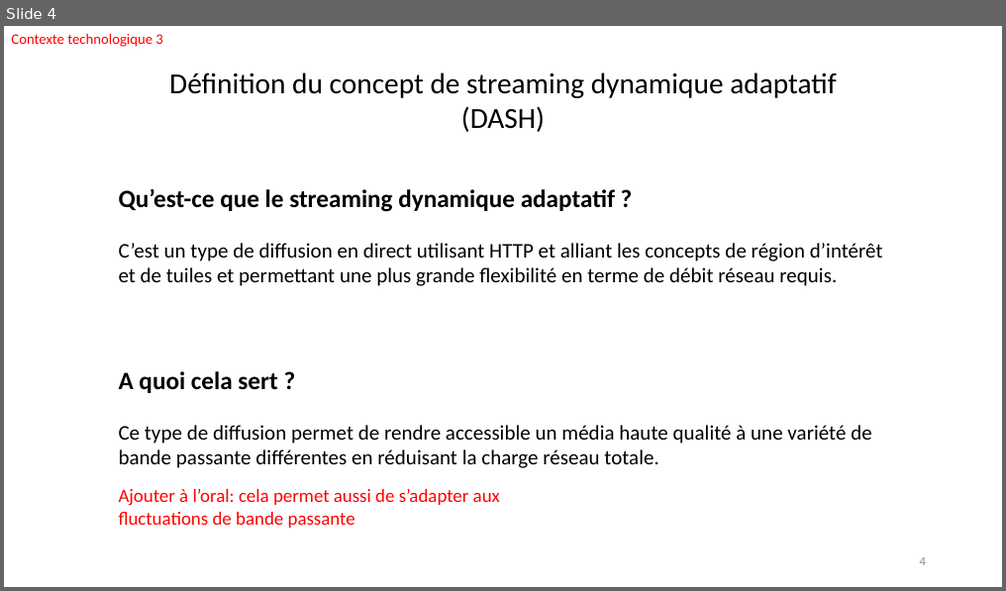
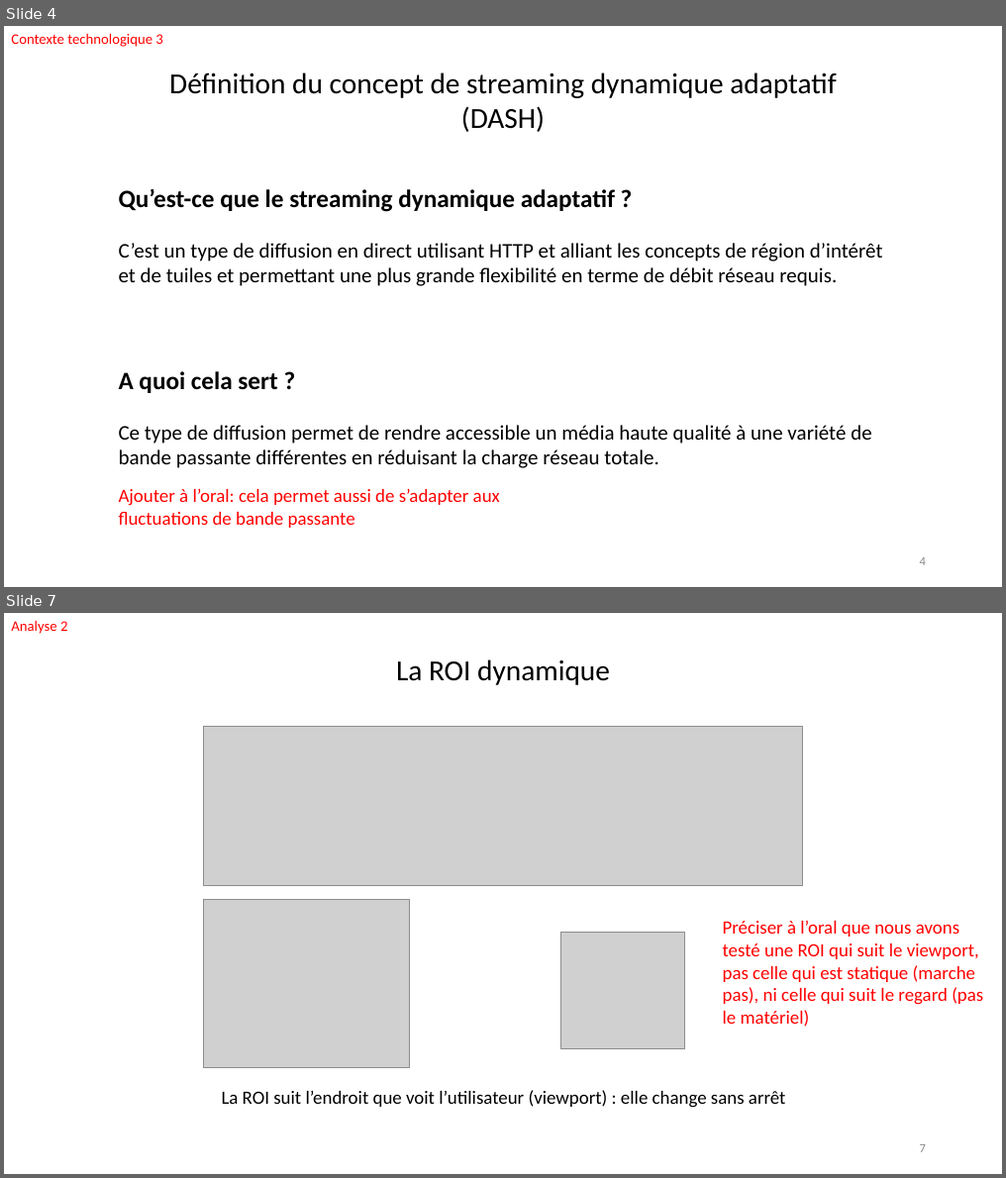
Before and after one commit to FabienMnsn/PRES2, a slide deck: Slides/PRES2019-Projet14-OlivierFourmaux-ROIStreamingImapct-soutenance.pptx. Shown one above the other, each under a label of ours: slide 4 before the commit, slides 4 and 7 after it; the slides between them are not shown. The pictures are 1006x591 and 1006x1178 pixels, drawn with LibreOffice and Linux fonts; fonts in the diff are those of the drawing; grey boxes stand for pictures. Boxes give left, top, right and bottom in pixels: in the first picture for what was removed or moved away, otherwise in the second. Text is boxed around its words. In the diff, an @@ line names an element or a change of style, - is before the commit and + after.

```diff
--- a/Slides/PRES2019-Projet14-OlivierFourmaux-ROIStreamingImapct-soutenance.pptx
+++ b/Slides/PRES2019-Projet14-OlivierFourmaux-ROIStreamingImapct-soutenance.pptx
@@ slide 7 added at (x1=4, y1=613, x2=1002, y2=1174), background #FFFFFF @@
@@ text added at (x1=11, y1=620, x2=67, y2=634), 14 pt, text #FF0000 @@
+Analyse 2
@@ text added at (x1=396, y1=660, x2=610, y2=685), 28 pt, text #000000 @@
+La ROI dynamique
@@ picture added at (x1=204, y1=726, x2=803, y2=884) @@
@@ picture added at (x1=204, y1=900, x2=409, y2=1068) @@
@@ picture added at (x1=561, y1=932, x2=684, y2=1050) @@
@@ text added at (x1=723, y1=921, x2=983, y2=1027), 18 pt, text #FF0000 @@
+Préciser à l’oral que nous avons testé une ROI qui suit le viewport, pas celle qui est statique (marche pas), ni celle qui suit le regard (pas le matériel)
@@ text added at (x1=222, y1=1090, x2=786, y2=1108), 18 pt, text #000000 @@
+La ROI suit l’endroit que voit l’utilisateur (viewport) : elle change sans arrêt
@@ page number added at (x1=920, y1=1145, x2=926, y2=1153), 12 pt, text #8C8C8C @@
+7
```
Also in this commit, not shown: 4 slides changed, 4 other slides added, 3 slides removed, 4 other files.
